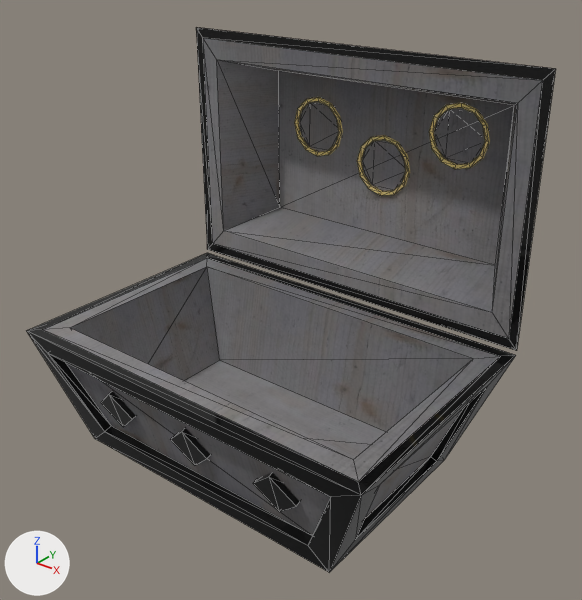
The glTF model objects/models/chest022023.glb, before and after one commit.
Rendered twice from a 50 mm lens placed at (1.359, -1.582, 1.721), pointed at (0.023, 0.087, 0.685). The lights are fixed; the arrows at lower left show +X, +Y and +Z. Mesh edges are drawn as thin lines. Vertices at the same position are counted once.

The first picture shows 'Chest'.
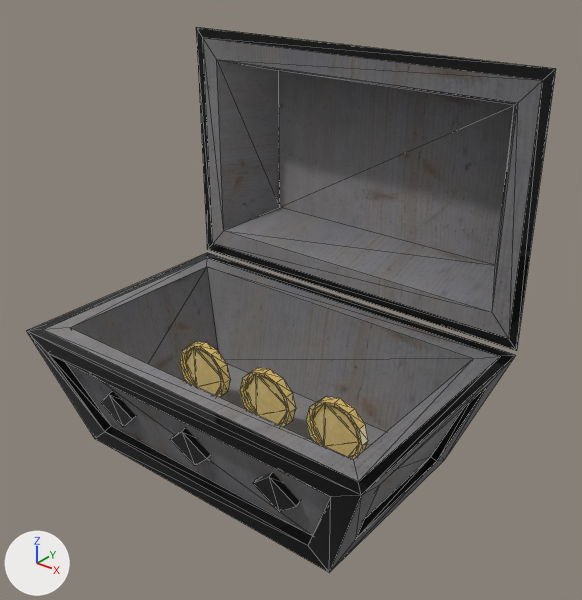
Boxes (x1, y1, x2, y2) around the edits, measured in the pictures (582 x 600 px; the box of a moved part takes in the faces that stretch with it):
part 1 of me_circle_001, moved or reshaped: before (357, 135, 410, 196); after (240, 368, 296, 427)
part 2 of me_circle_001, moved or reshaped: before (294, 97, 343, 156); after (180, 341, 231, 397)
part 3 of me_circle_001, moved or reshaped: before (429, 103, 490, 169); after (306, 396, 368, 459)

The change in detail:
me_circle_001 has 344 vertices, 656 faces and spans x -0.619..0.603, y -0.393..0.632, z 0.186..1.37.
me_circle_001 is used by ob_chest; location (0.0, 0.0, 0.0).
me_circle_001 part 1: the loose piece of 72 vertices spanning x -0.1..0.1, y 0.59..0.62, z 0.87..1.07 is moved by (0.0, -0.605, -0.595).
me_circle_001 part 2: the loose piece of 72 vertices spanning x -0.364..-0.165, y 0.59..0.62, z 0.957..1.156 is moved by (0.0, -0.605, -0.681).
me_circle_001 part 3: the loose piece of 72 vertices spanning x 0.16..0.359, y 0.59..0.62, z 1.009..1.208 is moved by (0.0, -0.605, -0.733).
